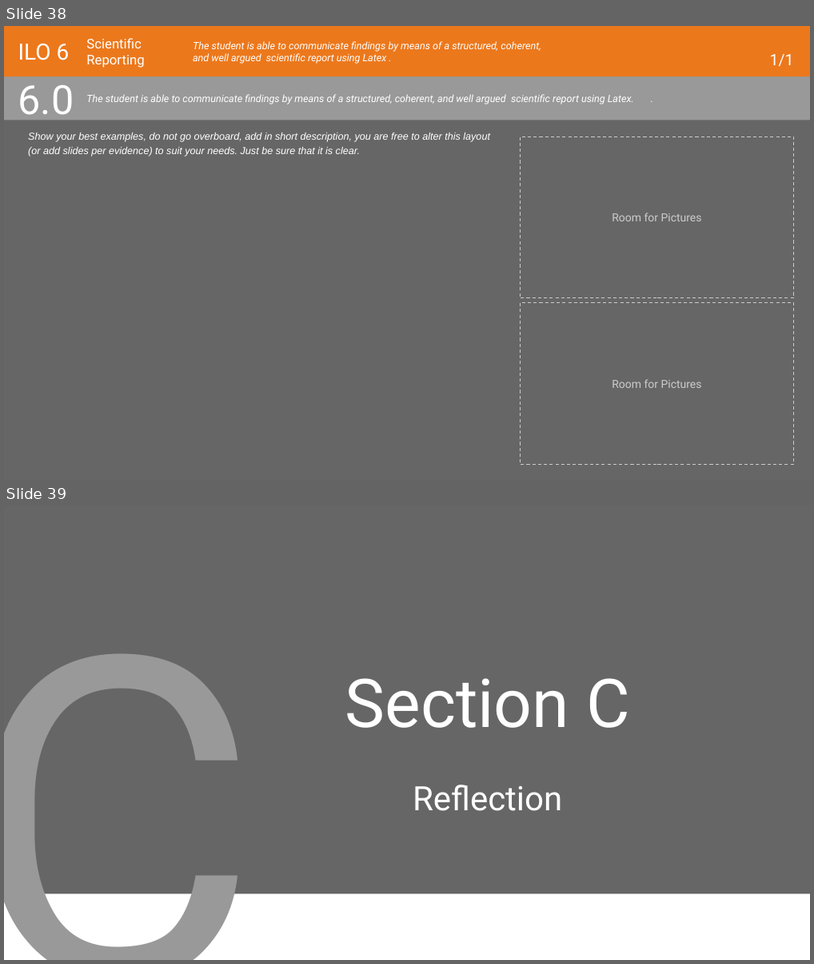
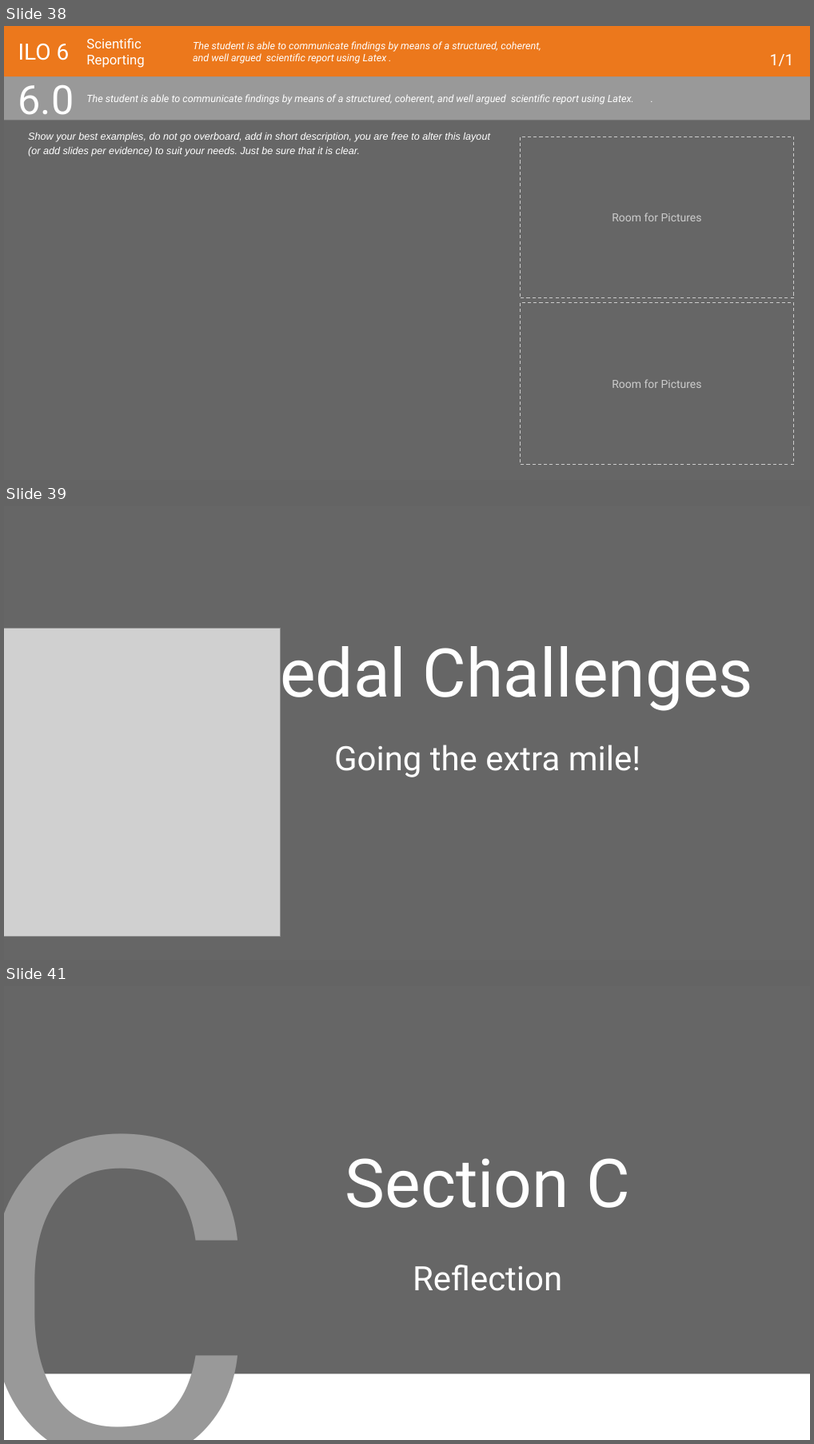
Before and after one commit to PsDragon/ADSAI_FOR_SECOND_YEARS, a slide deck: docs/Year1/BlockB/MS Teams Assignment Template/Learning Log - Y1B_2022-23_ADSAI.pptx. Shown one above the other, each under a label of ours: slides 38 and 39 before the commit, slides 38, 39 and 41 after it; the slides between them are not shown. The pictures are 814x964 and 814x1444 pixels, drawn with LibreOffice and Linux fonts; fonts in the diff are those of the drawing; grey boxes stand for pictures; background and template pictures are left out. Boxes give left, top, right and bottom in pixels: in the first picture for what was removed or moved away, otherwise in the second. Text is boxed around its words. In the diff, an @@ line names an element or a change of style, - is before the commit and + after.

Commit message:
Add medal challenges to learning logs

```diff
--- a/docs/Year1/BlockB/MS Teams Assignment Template/Learning Log - Y1B_2022-23_ADSAI.pptx
+++ b/docs/Year1/BlockB/MS Teams Assignment Template/Learning Log - Y1B_2022-23_ADSAI.pptx
@@ slide 39 added at (4, 506, 810, 960), background #666666 @@
@@ picture added at (4, 628, 280, 936) @@
@@ title added at (222, 635, 754, 712), 60 pt, text #FFFFFF @@
+Medal Challenges
@@ subtitle added at (334, 744, 641, 777), 30 pt, text #FFFFFF @@
+Going the extra mile!
@@ what was slide 39 is now slide 41 @@
```
Also in this commit, not shown: 1 other slide added, 1 other file.
